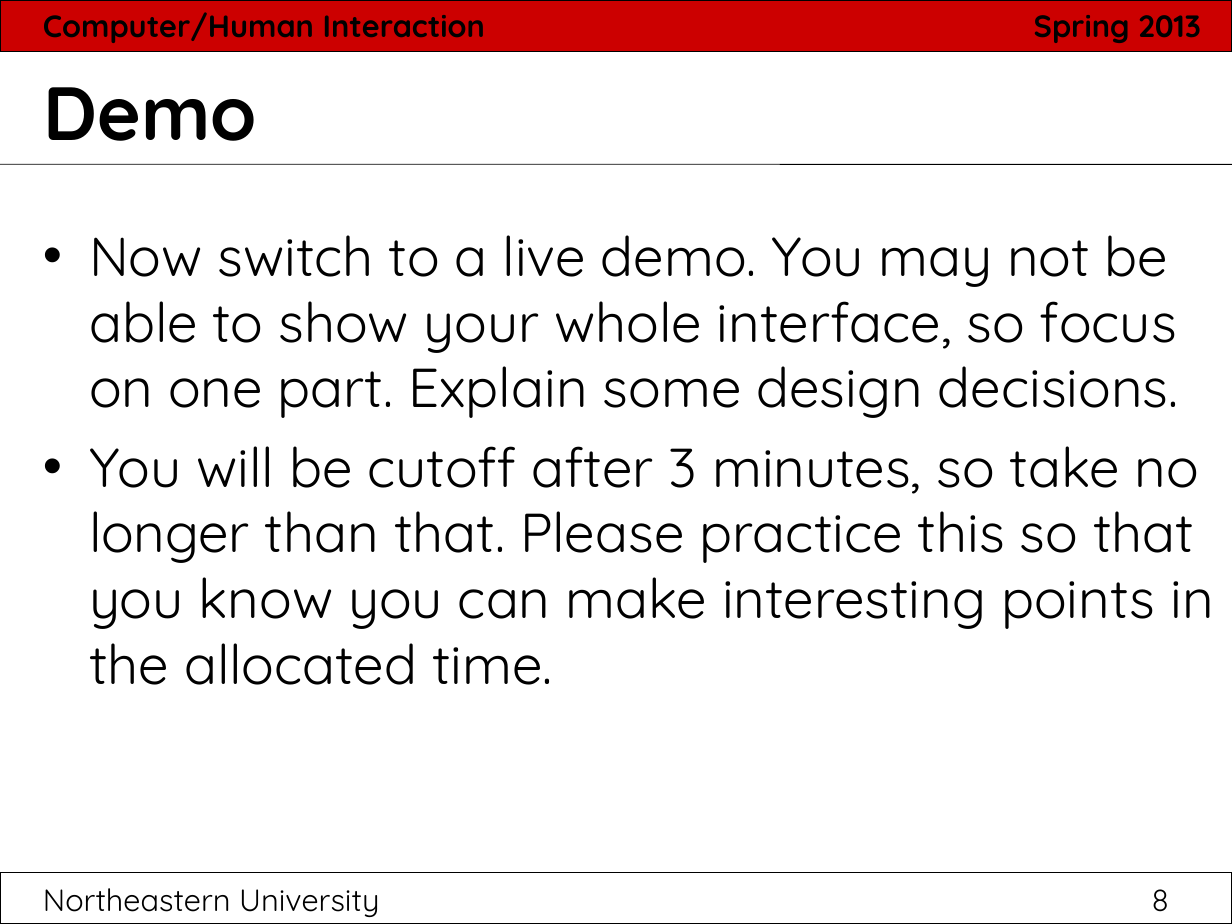
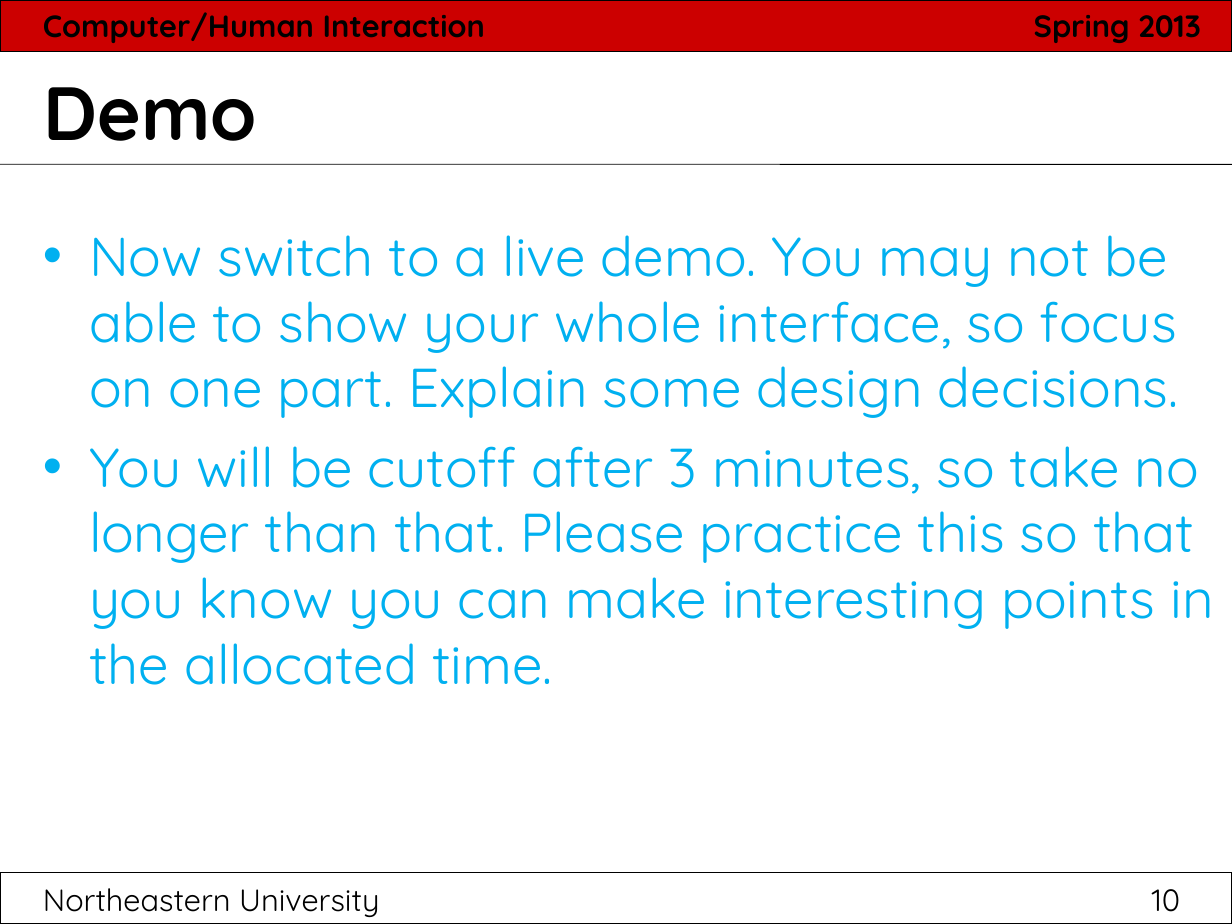
Before and after one commit to hci2014/sandbox, a slide deck: slide 10 of FinalPresentationTemplate.ppt (slide 8 before the commit). Drawn at 1232x924 pixels with LibreOffice and Linux fonts; fonts in the diff are those of the drawing. Boxes give left, top, right and bottom in pixels: in the first picture for what was removed or moved away, otherwise in the second. Text is boxed around its words. In the diff, an @@ line names an element or a change of style, - is before the commit and + after.

```diff
--- a/FinalPresentationTemplate.ppt
+++ b/FinalPresentationTemplate.ppt
@@ text "Now switch to a live ..." at box(89, 235, 1213, 685): text colour #000000 to #00B0F0; bullet colour #000000 to #00B0F0 @@
@@ page number at box(43, 888, 1181, 917): text changed @@
-Northeastern University 8
+Northeastern University 10
```
Also in this commit, not shown: 2 other slides changed, 3 slides added, 1 other file.
